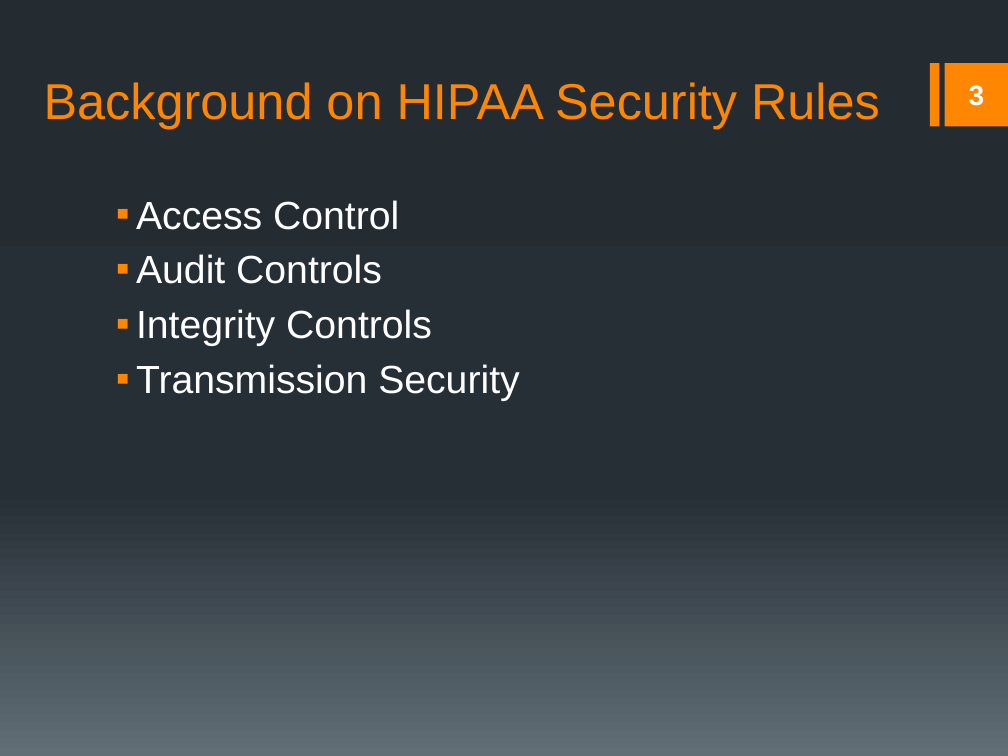
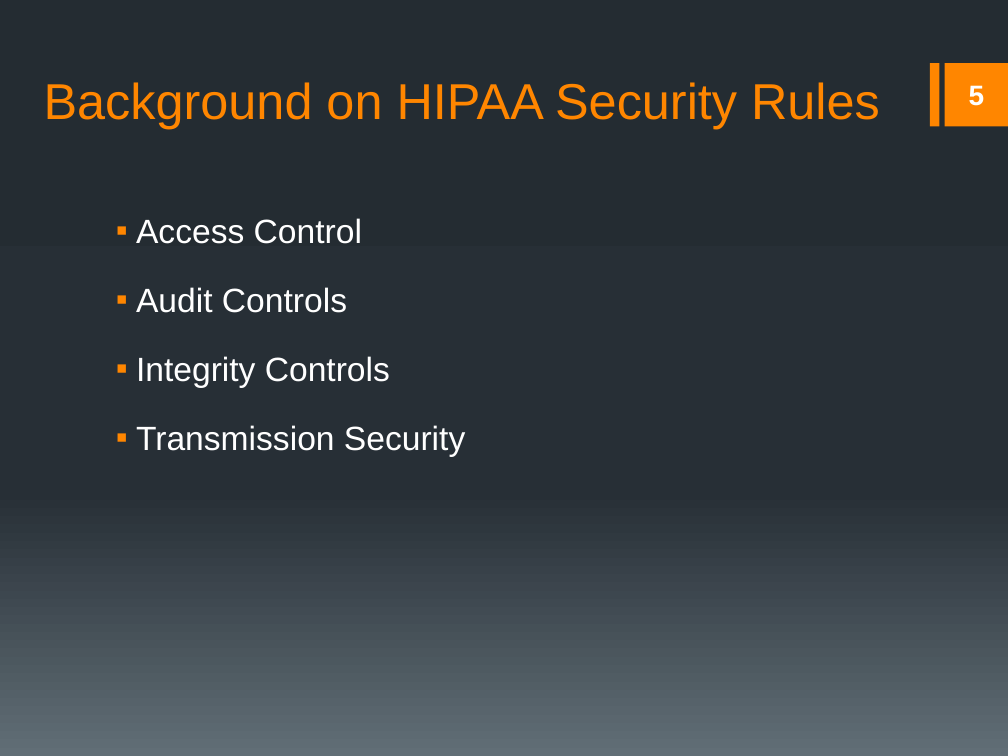
Before and after one commit to rmkane/semrs, a slide deck: slide 5 of Documentation/Final_Presentation.pptx (slide 3 before the commit). Drawn at 1008x756 pixels with LibreOffice and Linux fonts; fonts in the diff are those of the drawing. Boxes give left, top, right and bottom in pixels: in the first picture for what was removed or moved away, otherwise in the second. Text is boxed around its words. In the diff, an @@ line names an element or a change of style, - is before the commit and + after.

```diff
--- a/Documentation/Final_Presentation.pptx
+++ b/Documentation/Final_Presentation.pptx
@@ page number at bbox=[969, 85, 985, 106]: text changed @@
-3
+5
@@ text "Access Control" at bbox=[136, 218, 465, 457]: size 28 to 24 pt; line spacing 1 to 1.5 @@
```
Also in this commit, not shown: 8 other slides changed, 2 slides removed, 4 other files.
